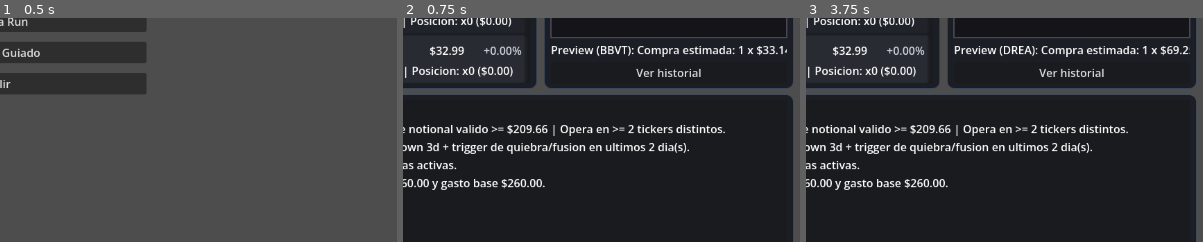
Above: before the commit, frames 1-3 (left to right).
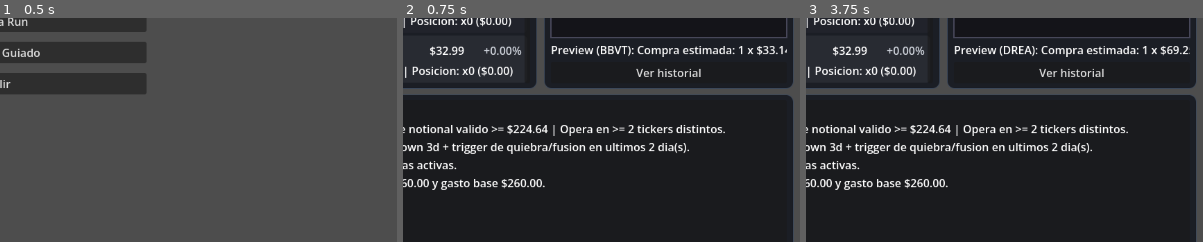
Above: after the commit, the same moments.

Repository: DewBlack/terminal-capitalism
Game: Godot game, scene res://scenes/main/main.tscn
Same seed, same stepped clock (60 frames per second), same inputs: the game is played once before the commit and once after it.
Inputs:
- Up to frame 1 (0.5 s): no input
- Up to frame 2 (0.75 s): click "Nueva Run" at 0.5 s
- Up to frame 3 (3.75 s): click "Ver historico" at 1.25 s; click "Ver hoy" at 2 s; click "> BBVT | BabyVolt" at 2.75 s; click "DREA | Dream-Fuel Tech" at 3.5 s
The pictures show only the part of the screen within x 50-100%, y 50-100%; the shares and areas given below are measured in that part.

Frame 1 is identical in both runs. In frame 2, 0.1% of the frame differs, in the area x 29-37%, y 47-52%; in frame 3, 0.1%.

Commit message:
balance: harden weekly activity and debt risk with early-week ramp

Diff:
--- a/scripts/core/game_manager.gd
+++ b/scripts/core/game_manager.gd
@@ -12,14 +12,15 @@
 const RUN_LIFECYCLE_SERVICE := preload("res://scripts/run/run_lifecycle_service.gd")
 const WEEKLY_OBJECTIVE_SERVICE := preload("res://scripts/run/weekly_objective_service.gd")
 const MARKET_REPORT_EVENT_SERVICE := preload("res://scripts/run/market_report_event_service.gd")
+const RUN_BALANCE_CONFIG := preload("res://scripts/run/run_balance_config.gd")
 const TUTORIAL_ACTION_CONTINUE := "continue"
 const TUTORIAL_ACTION_SELECT_TICKER := "select_ticker"
 const TUTORIAL_ACTION_BUY := "buy"
 const TUTORIAL_ACTION_SELL := "sell"
-const RUN_STARTING_CASH := 960.0
-const RUN_BASE_WEEKLY_EXPENSE := 260.0
-const INACTIVITY_WEEKLY_SURCHARGE := 110.0
-const LOW_ACTIVITY_WEEKLY_SURCHARGE := 35.0
+const RUN_STARTING_CASH := RUN_BALANCE_CONFIG.RUN_STARTING_CASH
+const RUN_BASE_WEEKLY_EXPENSE := RUN_BALANCE_CONFIG.RUN_BASE_WEEKLY_EXPENSE
+const INACTIVITY_WEEKLY_SURCHARGE := RUN_BALANCE_CONFIG.INACTIVITY_WEEKLY_SURCHARGE
+const LOW_ACTIVITY_WEEKLY_SURCHARGE := RUN_BALANCE_CONFIG.LOW_ACTIVITY_WEEKLY_SURCHARGE
 const WEEKLY_RECAP_NEWS_LIMIT := 3
 const EVENT_LOG_MAX_ENTRIES := 72
 const UPGRADE_OFFER_MIN_DAYS_BETWEEN := 3
--- a/scripts/run/run_balance_config.gd
+++ b/scripts/run/run_balance_config.gd
@@ -5,12 +5,26 @@
 const RUN_BASE_WEEKLY_EXPENSE := 260.0
 const INACTIVITY_WEEKLY_SURCHARGE := 110.0
 const LOW_ACTIVITY_WEEKLY_SURCHARGE := 35.0
-const WEEKLY_ACTIVITY_NOTIONAL_FLOOR := 170.0
-const WEEKLY_ACTIVITY_NOTIONAL_RATIO := 0.28
-const WEEKLY_LOW_ACTIVITY_RATIO := 0.50
-const MIN_WEEKLY_HOLDINGS_FOR_ACTIVITY := 180.0
+const WEEKLY_ACTIVITY_NOTIONAL_FLOOR := 180.0
+const WEEKLY_ACTIVITY_NOTIONAL_RATIO := 0.30
+const WEEKLY_LOW_ACTIVITY_RATIO := 0.55
+const MIN_WEEKLY_HOLDINGS_FOR_ACTIVITY := 210.0
+const WEEK2_SURCHARGE_MULTIPLIER := 0.75
+const WEEK3_SURCHARGE_MULTIPLIER := 0.90
+const DEBT_RISK_MEDIUM_THRESHOLD := 0.55
+const DEBT_RISK_HIGH_THRESHOLD := 0.82
+const DEBT_RISK_CRITICAL_THRESHOLD := 0.98
 
 
 static func weekly_activity_notional_target(reference_net_worth: float) -> float:
 	var scaled_target := maxf(0.0, reference_net_worth) * WEEKLY_ACTIVITY_NOTIONAL_RATIO
 	return maxf(WEEKLY_ACTIVITY_NOTIONAL_FLOOR, scaled_target)
+
+
+static func weekly_surcharge_multiplier(week_index: int) -> float:
+	var safe_week := maxi(1, week_index)
+	if safe_week == 2:
+		return WEEK2_SURCHARGE_MULTIPLIER
+	if safe_week == 3:
+		return WEEK3_SURCHARGE_MULTIPLIER
+	return 1.0
--- a/scripts/run/weekly_activity_service.gd
+++ b/scripts/run/weekly_activity_service.gd
@@ -43,16 +43,20 @@
 
 static func resolve_inactivity_surcharge(
 	grace_week: bool,
+	week_index: int,
 	traded_meaningful: bool,
 	full_activity: bool,
 	low_activity: bool
 ) -> float:
 	if grace_week:
 		return 0.0
+	var base_surcharge := 0.0
 	if not traded_meaningful:
-		return RUN_BALANCE_CONFIG.INACTIVITY_WEEKLY_SURCHARGE
-	if low_activity:
-		return RUN_BALANCE_CONFIG.LOW_ACTIVITY_WEEKLY_SURCHARGE
-	if not full_activity:
-		return RUN_BALANCE_CONFIG.INACTIVITY_WEEKLY_SURCHARGE
-	return 0.0
+		base_surcharge = RUN_BALANCE_CONFIG.INACTIVITY_WEEKLY_SURCHARGE
+	elif low_activity:
+		base_surcharge = RUN_BALANCE_CONFIG.LOW_ACTIVITY_WEEKLY_SURCHARGE
+	elif not full_activity:
+		base_surcharge = RUN_BALANCE_CONFIG.INACTIVITY_WEEKLY_SURCHARGE
+	if base_surcharge <= 0.0:
+		return 0.0
+	return base_surcharge * RUN_BALANCE_CONFIG.weekly_surcharge_multiplier(week_index)
--- a/scripts/run/weekly_cycle_service.gd
+++ b/scripts/run/weekly_cycle_service.gd
@@ -2,6 +2,7 @@
 extends RefCounted
 
 const WEEKLY_ACTIVITY_SERVICE := preload("res://scripts/run/weekly_activity_service.gd")
+const RUN_BALANCE_CONFIG := preload("res://scripts/run/run_balance_config.gd")
 
 
 static func week_day_range(current_day: int, days_per_week: int) -> Dictionary:
@@ -44,6 +45,7 @@
 	var low_activity := bool(activity_state.get("low_activity", false))
 	var inactivity_surcharge := WEEKLY_ACTIVITY_SERVICE.resolve_inactivity_surcharge(
 		grace_week,
+		week_index,
 		traded_this_week,
 		full_activity,
 		low_activity
@@ -214,13 +216,13 @@
 	var debt_usage_ratio := debt_value / maxf(1.0, debt_limit)
 	var risk_label := "Bajo"
 	var risk_hint := "Tienes margen para operar."
-	if debt_usage_ratio >= 1.0:
+	if debt_usage_ratio >= RUN_BALANCE_CONFIG.DEBT_RISK_CRITICAL_THRESHOLD:
 		risk_label = "Critico"
 		risk_hint = "Superaste el limite operativo: evita sumar deuda y reduce riesgo."
-	elif debt_usage_ratio >= 0.85:
+	elif debt_usage_ratio >= RUN_BALANCE_CONFIG.DEBT_RISK_HIGH_THRESHOLD:
 		risk_label = "Alto"
 		risk_hint = "Te queda poco margen. Una semana floja puede bloquear compras."
-	elif debt_usage_ratio >= 0.60:
+	elif debt_usage_ratio >= RUN_BALANCE_CONFIG.DEBT_RISK_MEDIUM_THRESHOLD:
 		risk_label = "Medio"
 		risk_hint = "Aun hay margen, pero vigila la factura semanal."
 	var day_in_week := ((_safe_day(run_manager.current_day) - 1) % maxi(1, run_manager.days_per_week)) + 1
--- a/scripts/utils/end_day_integration_smoke.gd
+++ b/scripts/utils/end_day_integration_smoke.gd
@@ -2,6 +2,7 @@
 
 const RUN_END_DAY_ORCHESTRATOR_SERVICE := preload("res://scripts/run/run_end_day_orchestrator_service.gd")
 const RUN_LIFECYCLE_SERVICE := preload("res://scripts/run/run_lifecycle_service.gd")
+const RUN_BALANCE_CONFIG := preload("res://scripts/run/run_balance_config.gd")
 const CONTENT_PACK_LOADER_SCRIPT := preload("res://scripts/core/content_pack_loader.gd")
 const RUN_MANAGER_SCRIPT := preload("res://scripts/run/run_manager.gd")
 const PLAYER_PORTFOLIO_SCRIPT := preload("res://scripts/player/player_portfolio.gd")
@@ -12,10 +13,10 @@
 const COMPANY_GENERATOR_SCRIPT := preload("res://scripts/market/company_generator.gd")
 const TUTORIAL_MANAGER_SCRIPT := preload("res://scripts/run/tutorial_manager.gd")
 
-const RUN_STARTING_CASH := 960.0
-const RUN_BASE_WEEKLY_EXPENSE := 260.0
-const INACTIVITY_WEEKLY_SURCHARGE := 110.0
-const LOW_ACTIVITY_WEEKLY_SURCHARGE := 35.0
+const RUN_STARTING_CASH := RUN_BALANCE_CONFIG.RUN_STARTING_CASH
+const RUN_BASE_WEEKLY_EXPENSE := RUN_BALANCE_CONFIG.RUN_BASE_WEEKLY_EXPENSE
+const INACTIVITY_WEEKLY_SURCHARGE := RUN_BALANCE_CONFIG.INACTIVITY_WEEKLY_SURCHARGE
+const LOW_ACTIVITY_WEEKLY_SURCHARGE := RUN_BALANCE_CONFIG.LOW_ACTIVITY_WEEKLY_SURCHARGE
 const UPGRADE_OFFER_MIN_DAYS_BETWEEN := 3
 const UPGRADE_OFFER_TRIGGER_LOOKBACK_DAYS := 2
 const UPGRADE_OFFER_TRIGGER_ON_BANKRUPTCY := true
--- a/scripts/utils/run_lifecycle_regression_smoke.gd
+++ b/scripts/utils/run_lifecycle_regression_smoke.gd
@@ -1,6 +1,7 @@
 extends SceneTree
 
 const RUN_LIFECYCLE_SERVICE := preload("res://scripts/run/run_lifecycle_service.gd")
+const RUN_BALANCE_CONFIG := preload("res://scripts/run/run_balance_config.gd")
 const CONTENT_PACK_LOADER_SCRIPT := preload("res://scripts/core/content_pack_loader.gd")
 const RUN_MANAGER_SCRIPT := preload("res://scripts/run/run_manager.gd")
 const PLAYER_PORTFOLIO_SCRIPT := preload("res://scripts/player/player_portfolio.gd")
@@ -51,10 +52,10 @@
 		context["company_generator"],
 		context["tutorial_manager"],
 		RandomNumberGenerator.new(),
-		960.0,
-		260.0,
-		110.0,
-		35.0,
+		RUN_BALANCE_CONFIG.RUN_STARTING_CASH,
+		RUN_BALANCE_CONFIG.RUN_BASE_WEEKLY_EXPENSE,
+		RUN_BALANCE_CONFIG.INACTIVITY_WEEKLY_SURCHARGE,
+		RUN_BALANCE_CONFIG.LOW_ACTIVITY_WEEKLY_SURCHARGE,
 		3,
 		2,
 		Callable(self, "_roll_weekly_objectives_stub"),
@@ -76,8 +77,20 @@
 	_expect_string(str(lifecycle_state.get("last_debt_risk_label", "")), "Bajo", "standard_start last_debt_risk_label", failures)
 	_expect_int(int(lifecycle_state.get("last_upgrade_offer_day", 0)), -1000, "standard_start last_upgrade_offer_day", failures)
 	_expect_int(context["run_manager"].max_days, 30, "standard_start run_manager.max_days", failures)
-	_expect_float_eq(context["run_manager"].weekly_expense, 260.0, 0.001, "standard_start run_manager.weekly_expense", failures)
-	_expect_float_eq(context["portfolio"].cash, 960.0, 0.001, "standard_start portfolio.cash", failures)
+	_expect_float_eq(
+		context["run_manager"].weekly_expense,
+		RUN_BALANCE_CONFIG.RUN_BASE_WEEKLY_EXPENSE,
+		0.001,
+		"standard_start run_manager.weekly_expense",
+		failures
+	)
+	_expect_float_eq(
+		context["portfolio"].cash,
+		RUN_BALANCE_CONFIG.RUN_STARTING_CASH,
+		0.001,
+		"standard_start portfolio.cash",
+		failures
+	)
 
 	var active_companies: Array = (context["market_manager"] as MarketManager).get_active_companies()
 	if active_companies.size() < 7 or active_companies.size() > 11:
@@ -165,10 +178,10 @@
 		context["company_generator"],
 		context["tutorial_manager"],
 		RandomNumberGenerator.new(),
-		960.0,
-		260.0,
-		110.0,
-		35.0,
+		RUN_BALANCE_CONFIG.RUN_STARTING_CASH,
+		RUN_BALANCE_CONFIG.RUN_BASE_WEEKLY_EXPENSE,
+		RUN_BALANCE_CONFIG.INACTIVITY_WEEKLY_SURCHARGE,
+		RUN_BALANCE_CONFIG.LOW_ACTIVITY_WEEKLY_SURCHARGE,
 		3,
 		2,
 		Callable(self, "_roll_weekly_objectives_stub"),
--- a/scripts/utils/run_variability_report.gd
+++ b/scripts/utils/run_variability_report.gd
@@ -4,6 +4,8 @@
 const DEFAULT_MAX_DAYS := 120
 const DEFAULT_SEED_BASE := 8123
 const MAX_TABLE_ROWS := 40
+const RUN_BALANCE_CONFIG := preload("res://scripts/run/run_balance_config.gd")
+const RUN_OUTCOME_SERVICE := preload("res://scripts/run/run_outcome_service.gd")
 
 const STRATEGY_PASSIVE := "passive"
 const STRATEGY_CONSERVATIVE := "conservador"
@@ -22,16 +24,16 @@
 	STRATEGY_ACTIVE_ROTATOR
 ]
 
-# Mirror de GameManager para balance masivo en modo headless.
-const RUN_STARTING_CASH := 960.0
-const RUN_BASE_WEEKLY_EXPENSE := 260.0
-const INACTIVITY_WEEKLY_SURCHARGE := 110.0
-const LOW_ACTIVITY_WEEKLY_SURCHARGE := 35.0
-const WEEKLY_ACTIVITY_NOTIONAL_FLOOR := 170.0
-const WEEKLY_ACTIVITY_NOTIONAL_RATIO := 0.28
-const WEEKLY_LOW_ACTIVITY_RATIO := 0.50
-const MIN_WEEKLY_HOLDINGS_FOR_ACTIVITY := 180.0
-const DEBT_DEFEAT_THRESHOLD := 1000.0
+# Mirror alineado con configuracion runtime.
+const RUN_STARTING_CASH := RUN_BALANCE_CONFIG.RUN_STARTING_CASH
+const RUN_BASE_WEEKLY_EXPENSE := RUN_BALANCE_CONFIG.RUN_BASE_WEEKLY_EXPENSE
+const INACTIVITY_WEEKLY_SURCHARGE := RUN_BALANCE_CONFIG.INACTIVITY_WEEKLY_SURCHARGE
+const LOW_ACTIVITY_WEEKLY_SURCHARGE := RUN_BALANCE_CONFIG.LOW_ACTIVITY_WEEKLY_SURCHARGE
+const WEEKLY_ACTIVITY_NOTIONAL_FLOOR := RUN_BALANCE_CONFIG.WEEKLY_ACTIVITY_NOTIONAL_FLOOR
+const WEEKLY_ACTIVITY_NOTIONAL_RATIO := RUN_BALANCE_CONFIG.WEEKLY_ACTIVITY_NOTIONAL_RATIO
+const WEEKLY_LOW_ACTIVITY_RATIO := RUN_BALANCE_CONFIG.WEEKLY_LOW_ACTIVITY_RATIO
+const MIN_WEEKLY_HOLDINGS_FOR_ACTIVITY := RUN_BALANCE_CONFIG.MIN_WEEKLY_HOLDINGS_FOR_ACTIVITY
+const DEBT_DEFEAT_THRESHOLD := RUN_OUTCOME_SERVICE.DEBT_DEFEAT_THRESHOLD
 const UPGRADE_OFFER_MIN_DAYS_BETWEEN := 3
 const UPGRADE_OFFER_TRIGGER_LOOKBACK_DAYS := 2
 const UPGRADE_OFFER_REQUIRE_MARKET_TRIGGER := true
@@ -741,6 +743,7 @@
 			inactivity_surcharge = LOW_ACTIVITY_WEEKLY_SURCHARGE
 		elif not full_activity:
 			inactivity_surcharge = INACTIVITY_WEEKLY_SURCHARGE
+	inactivity_surcharge *= RUN_BALANCE_CONFIG.weekly_surcharge_multiplier(week_index)
 
 	var weekly_charge := RUN_BASE_WEEKLY_EXPENSE + inactivity_surcharge
 	portfolio.apply_weekly_expense(weekly_charge, upgrade_manager.get_weekly_expense_multiplier())
--- a/scripts/utils/weekly_cycle_regression_smoke.gd
+++ b/scripts/utils/weekly_cycle_regression_smoke.gd
@@ -2,6 +2,7 @@
 
 const WEEKLY_CYCLE_SERVICE := preload("res://scripts/run/weekly_cycle_service.gd")
 const RUN_OUTCOME_SERVICE := preload("res://scripts/run/run_outcome_service.gd")
+const RUN_BALANCE_CONFIG := preload("res://scripts/run/run_balance_config.gd")
 const RUN_MANAGER_SCRIPT := preload("res://scripts/run/run_manager.gd")
 const PLAYER_PORTFOLIO_SCRIPT := preload("res://scripts/player/player_portfolio.gd")
 const MARKET_MANAGER_SCRIPT := preload("res://scripts/market/market_manager.gd")
@@ -32,7 +33,7 @@
 
 func _run_weekly_grace_case(failures: Array[String]) -> void:
 	var run_manager = RUN_MANAGER_SCRIPT.new()
-	run_manager.reset_for_new_run(30, 260.0)
+	run_manager.reset_for_new_run(30, RUN_BALANCE_CONFIG.RUN_BASE_WEEKLY_EXPENSE)
 	run_manager.current_day = 7
 
 	var portfolio = PLAYER_PORTFOLIO_SCRIPT.new()
@@ -52,7 +53,13 @@
 		Callable(self, "_objective_eval_stub")
 	])
 
-	_expect_float_eq(float(result.get("charged_amount", -1.0)), 260.0, 0.001, "grace_week charged_amount", failures)
+	_expect_float_eq(
+		float(result.get("charged_amount", -1.0)),
+		RUN_BALANCE_CONFIG.RUN_BASE_WEEKLY_EXPENSE,
+		0.001,
+		"grace_week charged_amount",
+		failures
+	)
 	_expect_bool(bool(result.get("should_offer_weekly_upgrade", true)), false, "grace_week should_offer_weekly_upgrade", failures)
 	var note := str(result.get("weekly_note", ""))
 	if note.find("Semana 1 en modo gracia.") == -1:
@@ -64,7 +71,7 @@
 
 func _run_weekly_inactivity_case(failures: Array[String]) -> void:
 	var run_manager = RUN_MANAGER_SCRIPT.new()
-	run_manager.reset_for_new_run(30, 260.0)
+	run_manager.reset_for_new_run(30, RUN_BALANCE_CONFIG.RUN_BASE_WEEKLY_EXPENSE)
 	run_manager.current_day = 14
 
 	var portfolio = PLAYER_PORTFOLIO_SCRIPT.new()
@@ -84,15 +91,17 @@
 		Callable(self, "_objective_eval_stub")
 	])
 
-	_expect_float_eq(float(result.get("inactivity_surcharge", -1.0)), 110.0, 0.001, "week2 inactivity_surcharge", failures)
-	_expect_float_eq(float(result.get("charged_amount", -1.0)), 370.0, 0.001, "week2 charged_amount", failures)
+	var expected_surcharge := RUN_BALANCE_CONFIG.INACTIVITY_WEEKLY_SURCHARGE * RUN_BALANCE_CONFIG.weekly_surcharge_multiplier(2)
+	var expected_charge := RUN_BALANCE_CONFIG.RUN_BASE_WEEKLY_EXPENSE + expected_surcharge
+	_expect_float_eq(float(result.get("inactivity_surcharge", -1.0)), expected_surcharge, 0.001, "week2 inactivity_surcharge", failures)
+	_expect_float_eq(float(result.get("charged_amount", -1.0)), expected_charge, 0.001, "week2 charged_amount", failures)
 	_expect_bool(bool(result.get("should_offer_weekly_upgrade", true)), false, "week2 should_offer_weekly_upgrade", failures)
 	_free_smoke_nodes([run_manager, portfolio, market_manager, upgrade_manager])
 
 
 func _run_debt_feedback_case(failures: Array[String]) -> void:
 	var run_manager = RUN_MANAGER_SCRIPT.new()
-	run_manager.reset_for_new_run(30, 260.0)
+	run_manager.reset_for_new_run(30, RUN_BALANCE_CONFIG.RUN_BASE_WEEKLY_EXPENSE)
 	run_manager.current_day = 10
 
 	var portfolio = PLAYER_PORTFOLIO_SCRIPT.new()
@@ -122,7 +131,7 @@
 
 func _run_outcome_cases(failures: Array[String]) -> void:
 	var run_manager = RUN_MANAGER_SCRIPT.new()
-	run_manager.reset_for_new_run(30, 260.0)
+	run_manager.reset_for_new_run(30, RUN_BALANCE_CONFIG.RUN_BASE_WEEKLY_EXPENSE)
 	run_manager.current_day = 10
 
 	var portfolio = PLAYER_PORTFOLIO_SCRIPT.new()
Not shown, changed: docs/PROJECT_STRATEGY.md
